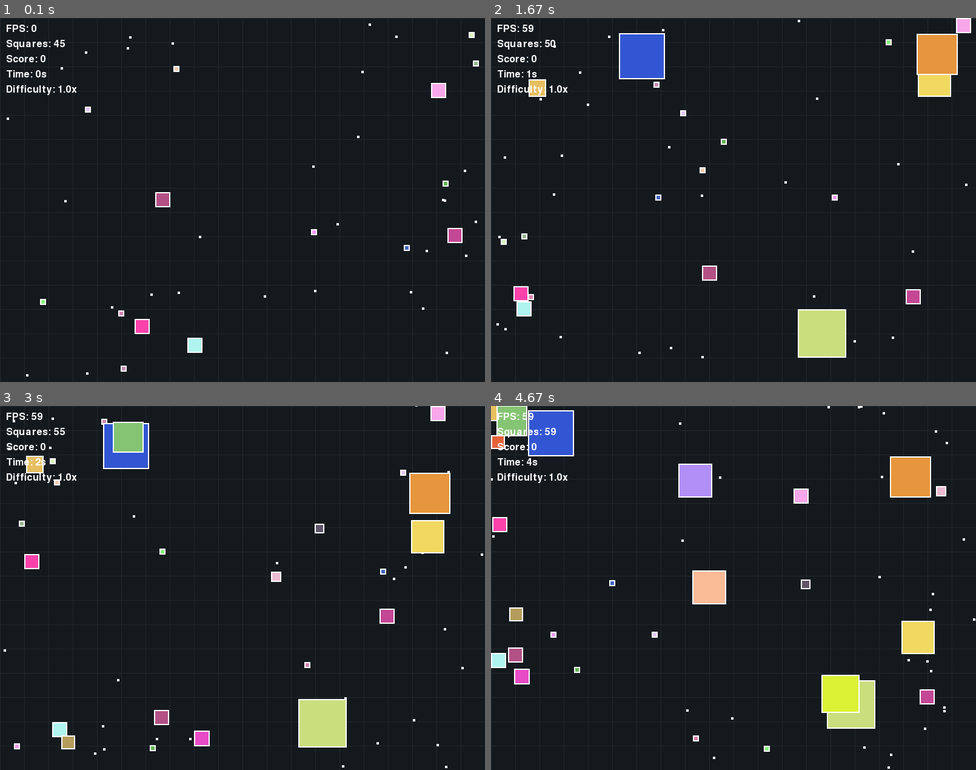
Above: before the commit, frames 1-4 (two rows, left to right).
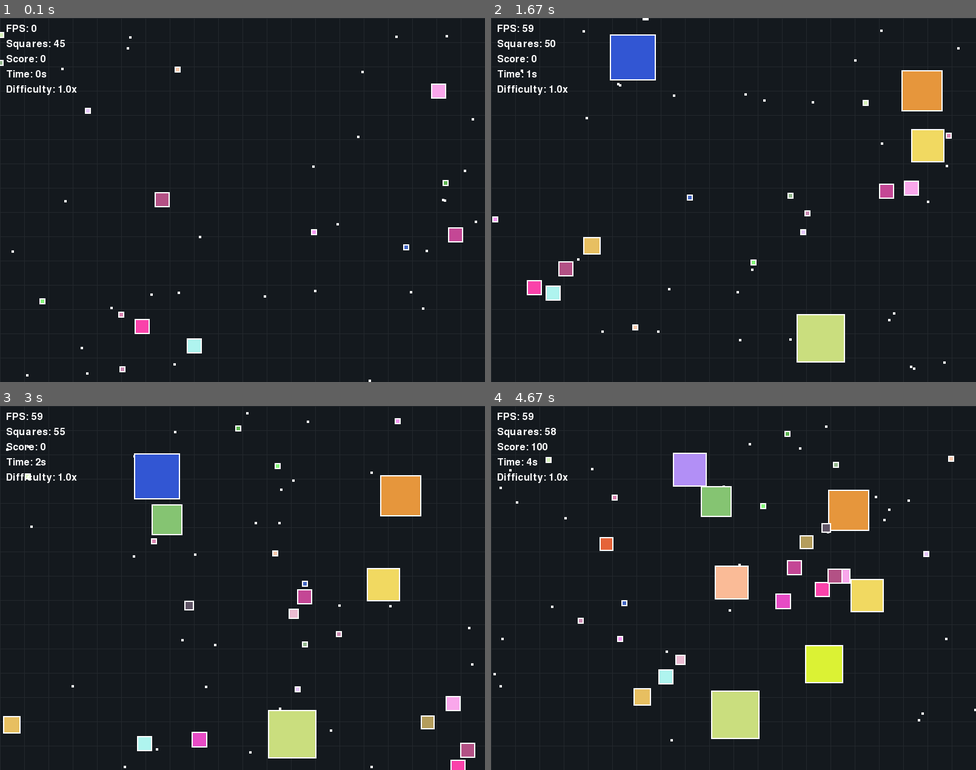
Above: after the commit, the same moments.

Repository: sameerahmed772/lab8-pygame
Game: pygame game, started from main.py
The game is run twice, just before and just after one commit, with the same random seed, the same clock (stepped at 60 frames per second) and the same inputs.
Inputs (mouse positions are in pixels of both pictures, inside the frame that each line leads up to):
- Up to frame 1 (0.1 s): no input
- Up to frame 2 (1.67 s): tap Space at 0.33, 0.73, 1.03, 1.23, 1.57 s
- Up to frame 3 (3 s): tap Space at 1.87, 2.07, 2.37, 2.63, 2.97 s
- Up to frame 4 (4.67 s): tap Space at 3.27, 3.73, 4.13, 4.43 s; click (655, 467) at 3.38 s

The runs differ from the first frame. In frame 1, 0.3% of the frame differs, in the area x 0-99%, y 1-100%; in frame 2, 5.8%; in frame 3, 10%; in frame 4, 13%, in the area x 0-100%, y 0-100%.

Commit message:
exam: q3 - screen wrapping

Diff:
--- a/main.py
+++ b/main.py
@@ -100,13 +100,24 @@
 
 
 def handle_wall_collision(square: Square):
-    """Resets position to boundary and reverses velocity to prevent sticking."""
-    if square["rect"].left <= 0 or square["rect"].right >= WIDTH:
-        square["pos"][0] = float(square["rect"].x)
-        square["vel"][0] *= -1
-    if square["rect"].top <= 0 or square["rect"].bottom >= HEIGHT:
-        square["pos"][1] = float(square["rect"].y)
-        square["vel"][1] *= -1
+    """Wraps the square around the screen when it goes out of bounds."""
+    wrapped = False
+    if square["rect"].right < 0:
+        square["pos"][0] = float(WIDTH)
+        wrapped = True
+    elif square["rect"].left > WIDTH:
+        square["pos"][0] = -float(square["size"])
+        wrapped = True
+
+    if square["rect"].bottom < 0:
+        square["pos"][1] = float(HEIGHT)
+        wrapped = True
+    elif square["rect"].top > HEIGHT:
+        square["pos"][1] = -float(square["size"])
+        wrapped = True
+
+    if wrapped:
+        square["rect"].topleft = (int(square["pos"][0]), int(square["pos"][1]))
 
 
 def apply_steering(
